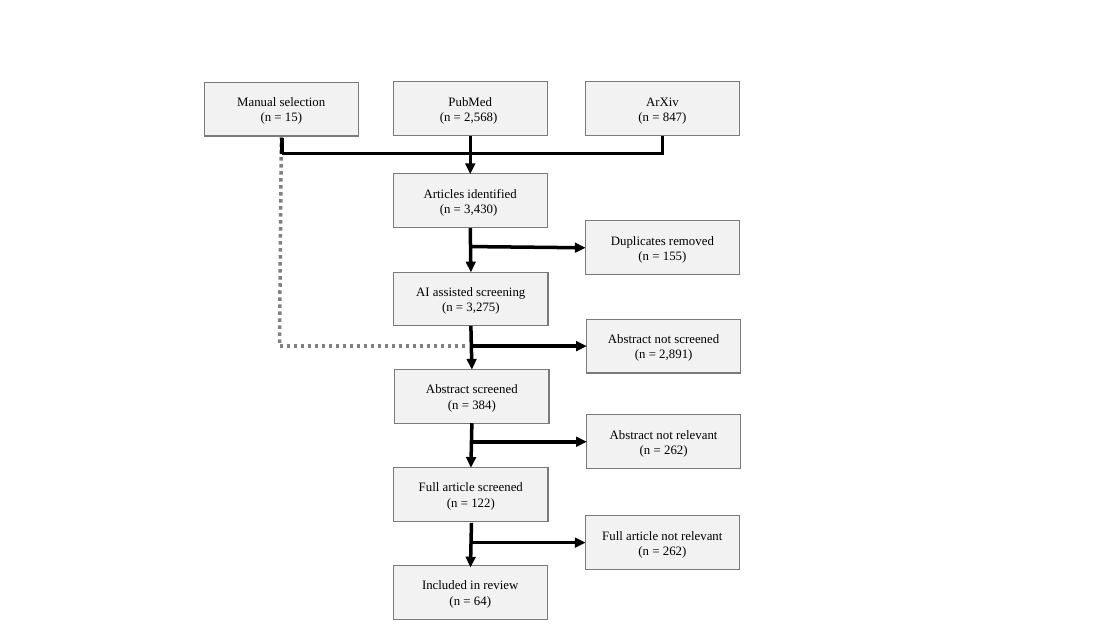
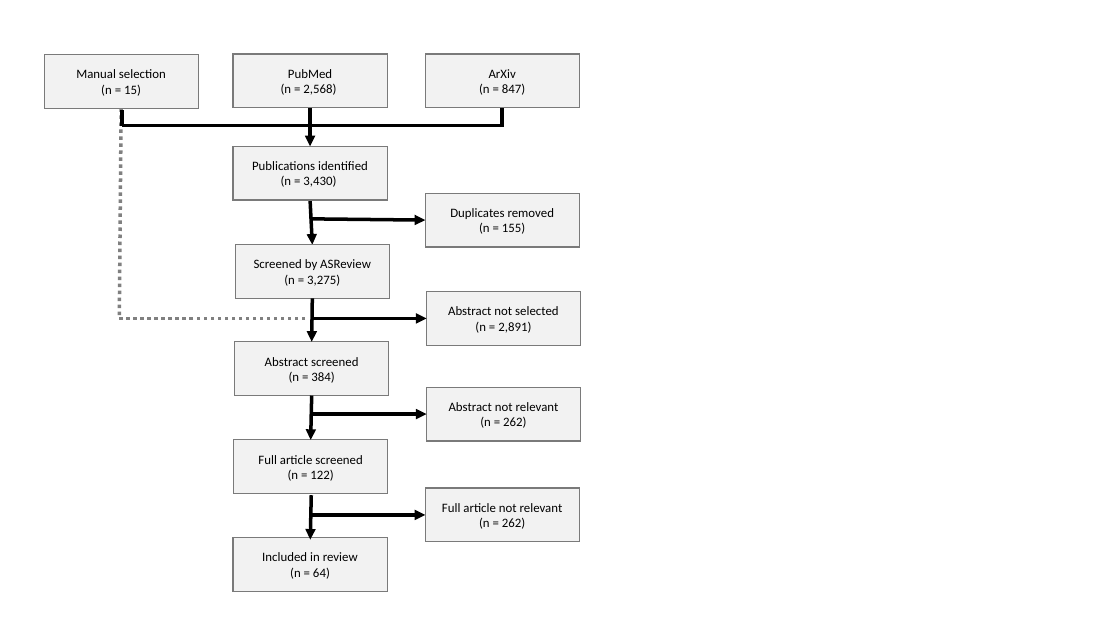
Before and after one commit to hanneoberman/review_missing_data, a slide deck: slide 3 of flowchart.pptx. Drawn at 1120x630 pixels with LibreOffice and Linux fonts; fonts in the diff are those of the drawing. Boxes give left, top, right and bottom in pixels: in the first picture for what was removed or moved away, otherwise in the second. Text is boxed around its words. In the diff, an @@ line names an element or a change of style, - is before the commit and + after.

```diff
--- a/flowchart.pptx
+++ b/flowchart.pptx
@@ text in rectangle at (252, 161, 368, 170): text changed; font Times New Roman to Calibri @@
-Articles identified
+Publications identified
@@ text in rectangle at (281, 176, 336, 187): font Times New Roman to Calibri in "(n = 3,430)" @@
@@ 8 rectangles, 6 arrows, 4 lines: place and size @@
-8 rectangles, 6 arrows, 4 lines at (280, 82, 740, 570)
+8 rectangles, 6 arrows, 4 lines at (119, 54, 581, 542)
@@ 4 rectangles, 3 arrows, 1 line: place and size @@
-4 rectangles, 3 arrows, 1 line at (204, 82, 740, 619)
+4 rectangles, 3 arrows, 1 line at (44, 55, 581, 592)
@@ text in rectangle at (254, 259, 371, 270): text changed; font Times New Roman to Calibri @@
-AI assisted screening
+Screened by ASReview
@@ text in rectangle at (284, 275, 340, 286): font Times New Roman to Calibri in "(n = 3,275)" @@
@@ text in rectangle at (448, 306, 559, 315): text changed; font Times New Roman to Calibri @@
-Abstract not screened
+Abstract not selected
@@ text in rectangle at (475, 322, 531, 333): font Times New Roman to Calibri in "(n = 2,891)" @@
@@ font Times New Roman to Calibri in 9 elements at (427, 387, 581, 441), (44, 55, 197, 108), (425, 54, 579, 108), (233, 54, 386, 108), (233, 538, 386, 592), (425, 488, 579, 542), (425, 193, 579, 247), (234, 440, 387, 494), (234, 342, 388, 396) @@
```
Also in this commit, not shown: 10 other files.
